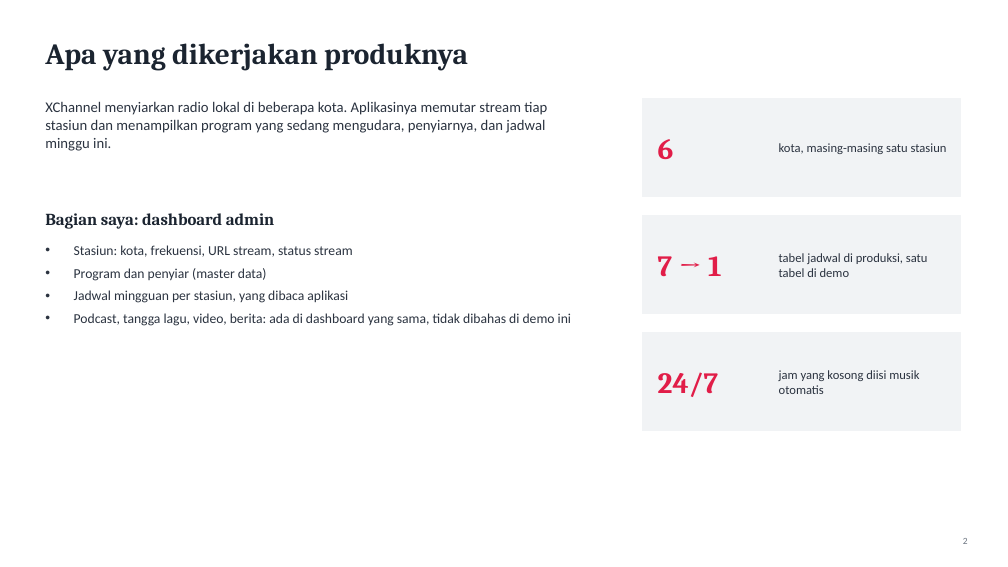
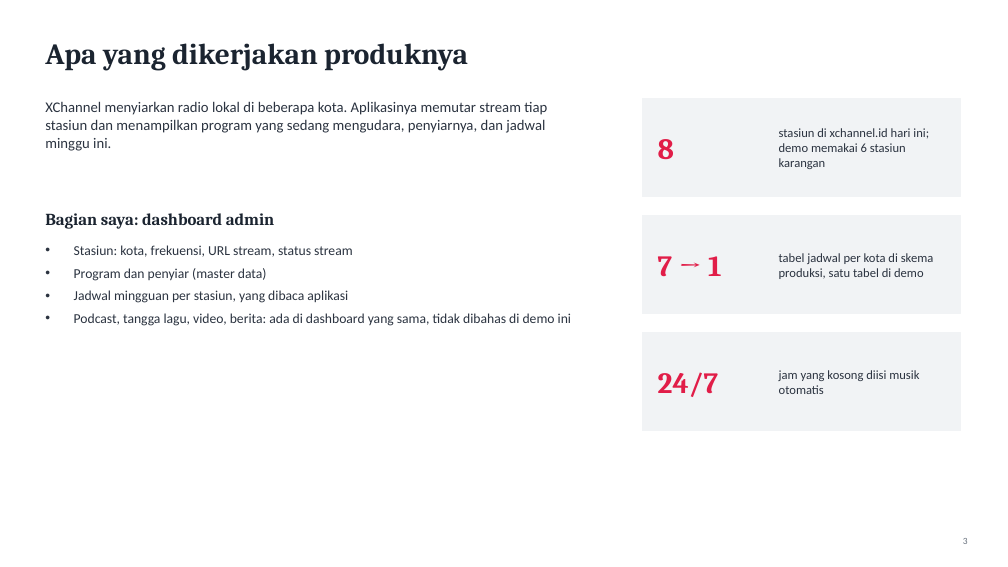
Before and after one commit to Enricosaputra/xchannel-dashboard-demo, a slide deck: slide 3 of docs/XChannel-presentasi.pptx (slide 2 before the commit). Drawn at 1008x567 pixels with LibreOffice and Linux fonts; fonts in the diff are those of the drawing. Boxes give left, top, right and bottom in pixels: in the first picture for what was removed or moved away, otherwise in the second. Text is boxed around its words. In the diff, an @@ line names an element or a change of style, - is before the commit and + after.

```diff
--- a/docs/XChannel-presentasi.pptx
+++ b/docs/XChannel-presentasi.pptx
@@ text at bbox=[658, 139, 674, 159]: text changed @@
-6
+8
@@ text at bbox=[779, 128, 929, 169]: text changed @@
-kota, masing-masing satu stasiun
+stasiun di xchannel.id hari ini; demo memakai 6 stasiun karangan
@@ text at bbox=[779, 253, 934, 279]: text changed @@
-tabel jadwal di produksi, satu tabel di demo
+tabel jadwal per kota di skema produksi, satu tabel di demo
```
Also in this commit, not shown: 13 other slides changed, 1 slide added, 8 other files.
